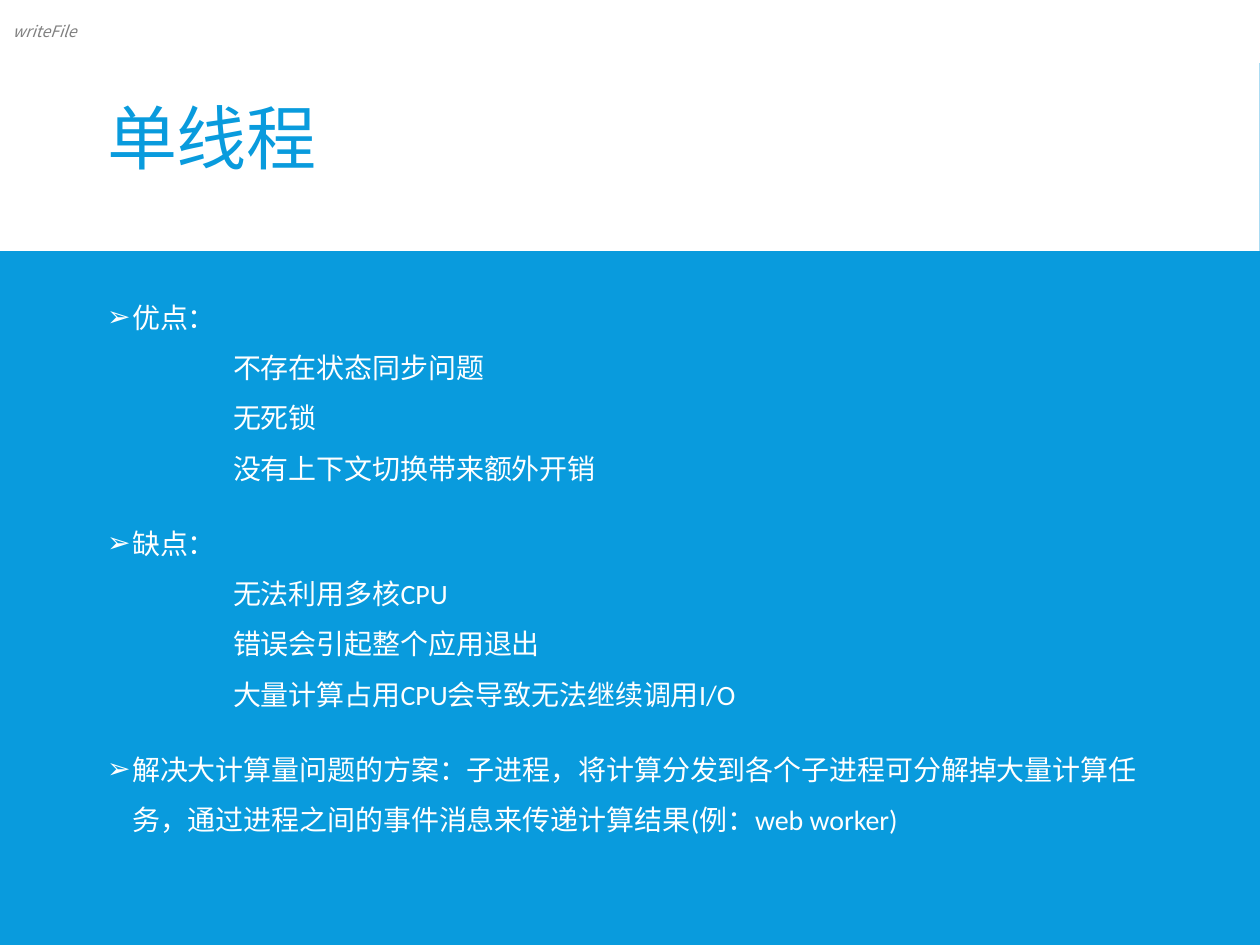
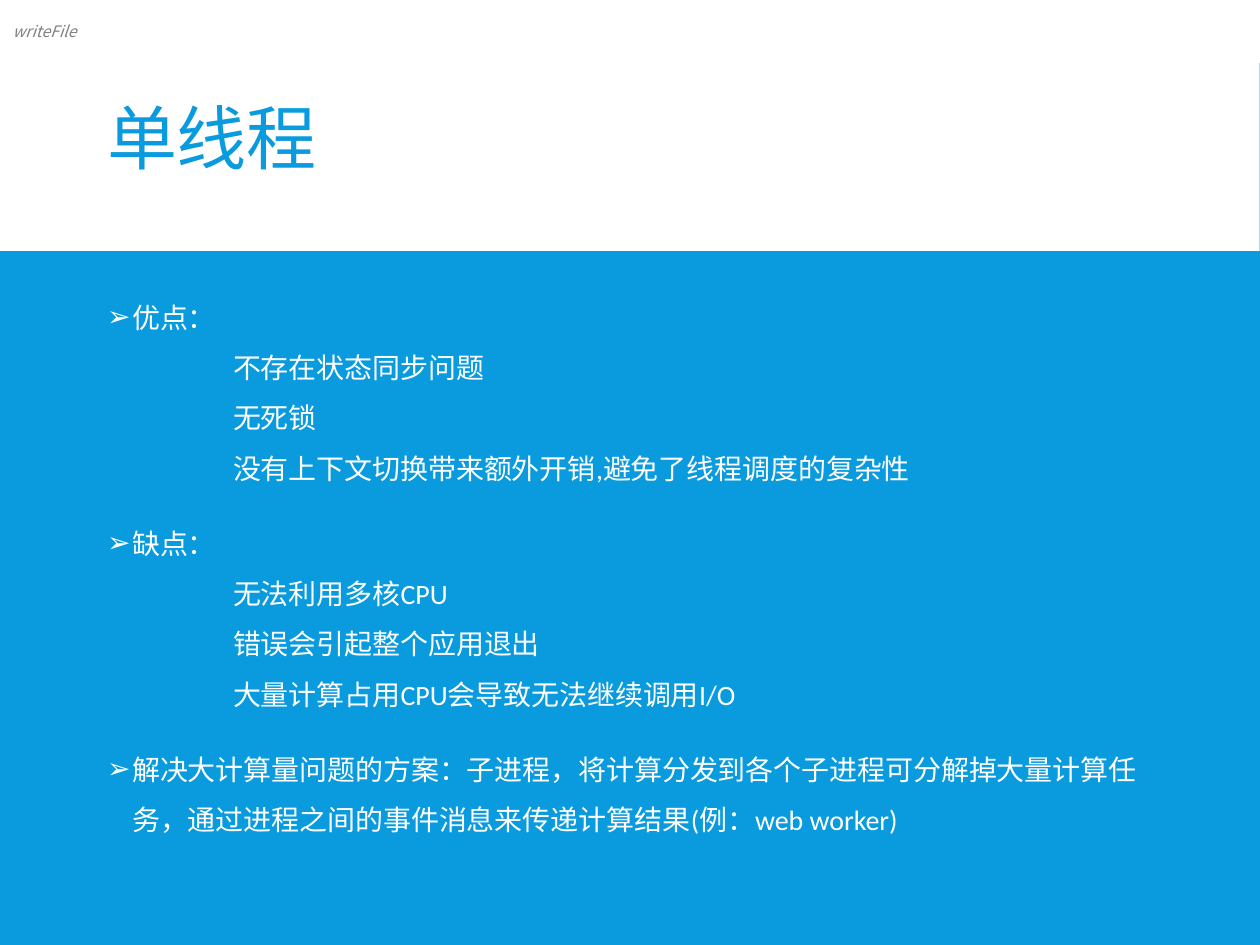
Before and after one commit to xiayu1986/webLearn, a slide deck: slide 3 of mix/技术分享/deep.pptx. Drawn at 1260x945 pixels with LibreOffice and Linux fonts; fonts in the diff are those of the drawing. Boxes give left, top, right and bottom in pixels: in the first picture for what was removed or moved away, otherwise in the second. Text is boxed around its words. In the diff, an @@ line names an element or a change of style, - is before the commit and + after.

```diff
--- a/mix/技术分享/deep.pptx
+++ b/mix/技术分享/deep.pptx
@@ text at bbox=[132, 304, 910, 483]: text changed @@
-➢ 优点：
-  不存在状态同步问题
-  无死锁
-  没有上下文切换带来额外开销
+➢ 优点：
+  不存在状态同步问题
+  无死锁
+  没有上下文切换带来额外开销,避免了线程调度的复杂性
```
Also in this commit, not shown: 2 other slides changed.
